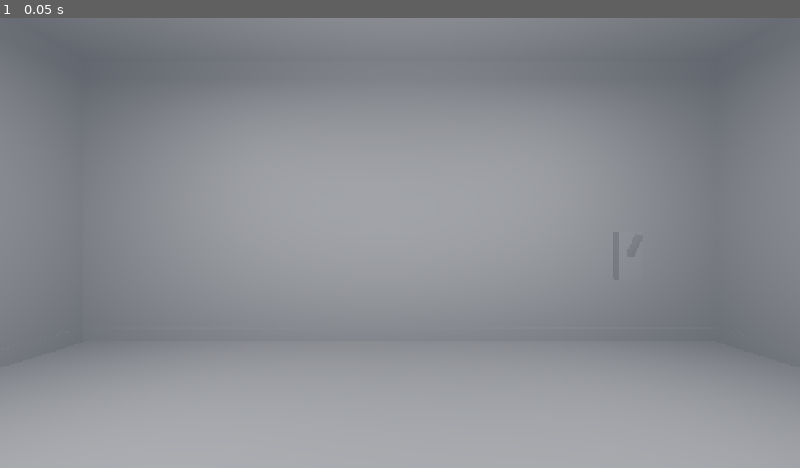
Above: before the commit, frame 1.
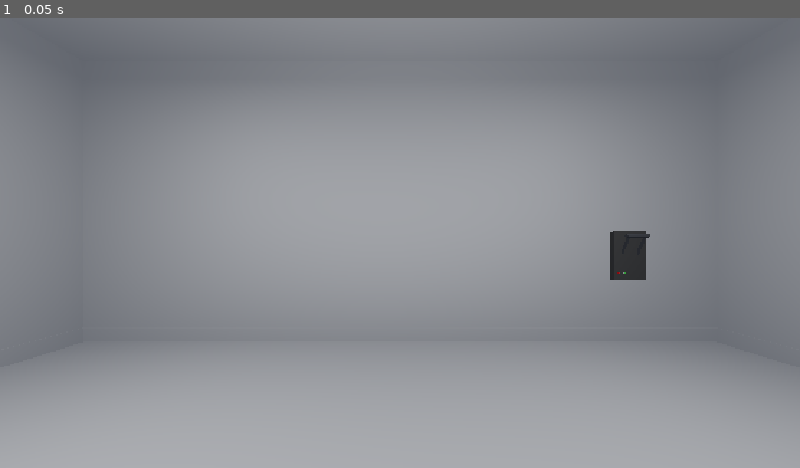
Above: after the commit, the same moment.

Repository: kinako-omiso/Summer_HoEi
Game: Godot game, scene res://temp_main.tscn
Same seed, same stepped clock (60 frames per second), same inputs: the game is played once before the commit and once after it.
Inputs:
- Up to frame 1 (0.05 s): no input

The runs differ from the first frame. In frame 1, 0.5% of the frame differs, in the area x 76-82%, y 47-59%.

Commit message:
#34　ブレイカーの本番モデルを追加

Diff:
--- a/demobreaker/breaker.tscn
+++ b/demobreaker/breaker.tscn
@@ -2,8 +2,8 @@
 
 [ext_resource type="Script" uid="uid://bafdgvvgwfh61" path="res://world_surface.gd" id="1_51g7k"]
 [ext_resource type="Script" uid="uid://7x4e6n5h1xpf" path="res://demobreaker/breaker.gd" id="1_k3pt2"]
-[ext_resource type="PackedScene" uid="uid://beota447oj0b" path="res://demobreaker/ブレーカー基礎(仮).glb" id="2_mndru"]
 [ext_resource type="PackedScene" uid="uid://c0qyote2mely8" path="res://demobreaker/interactive_breaker.tscn" id="3_mndru"]
+[ext_resource type="PackedScene" uid="uid://c1oyfieyljyev" path="res://assets/3DModel/breaker_new.glb" id="4_k3pt2"]
 
 [sub_resource type="BoxShape3D" id="BoxShape3D_k8684"]
 size = Vector3(0.5046387, 1, 0.23236084)
@@ -12,18 +12,19 @@
 script = ExtResource("1_k3pt2")
 
 [node name="Breaker" type="StaticBody3D" parent="." unique_id=1162135650]
+transform = Transform3D(0.5, 0, 0, 0, 0.5, 0, 0, 0, 0.5, 0, 0, 0)
 collision_layer = 4
 collision_mask = 0
 script = ExtResource("1_51g7k")
-
-[node name="Model" parent="Breaker" unique_id=105735481 instance=ExtResource("2_mndru")]
-transform = Transform3D(1, 0, 0, 0, 1, 0, 0, 0, 1, 0, -0.25, 0)
 
 [node name="CollisionShape3D" type="CollisionShape3D" parent="Breaker" unique_id=565725886]
 transform = Transform3D(1, 0, 0, 0, 1, 0, 0, 0, 1, 0.00012207031, 0, 0.12704468)
 shape = SubResource("BoxShape3D_k8684")
 
 [node name="InteractiveBreaker" parent="Breaker" unique_id=886787038 instance=ExtResource("3_mndru")]
-transform = Transform3D(1, 0, 0, 0, 0.8660254, 0.5, 0, -0.5, 0.8660254, 0, 0, 0.0070462227)
+transform = Transform3D(1, 0, 0, 0, 0.8660254, 0.5, 0, -0.5, 0.8660254, 0, 0, -0.13396025)
+
+[node name="breaker_new" parent="Breaker" unique_id=85071855 instance=ExtResource("4_k3pt2")]
+transform = Transform3D(-4.371139e-08, 0, 1, 0, 1, 0, -1, 0, -4.371139e-08, 0, 0, 0)
 
 [connection signal="breaker_off" from="Breaker/InteractiveBreaker" to="." method="_on_interactive_breaker_breaker_off"]
--- a/demobreaker/interactive_breaker.tscn
+++ b/demobreaker/interactive_breaker.tscn
@@ -1,7 +1,7 @@
 [gd_scene format=3 uid="uid://c0qyote2mely8"]
 
 [ext_resource type="Script" uid="uid://dw6mbapcjv47i" path="res://demobreaker/interactive_breaker.gd" id="1_5wp76"]
-[ext_resource type="PackedScene" uid="uid://uqmaom1pjcmy" path="res://demobreaker/ブレーカースイッチ(仮).glb" id="2_juo8o"]
+[ext_resource type="PackedScene" uid="uid://c583yl3vgw15i" path="res://assets/3DModel/breaker_bar.glb" id="2_5wp76"]
 
 [sub_resource type="BoxShape3D" id="BoxShape3D_uevw2"]
 size = Vector3(1.3707886, 1.7890396, 1.6185379)
@@ -9,8 +9,8 @@
 [node name="InteractiveBreaker" type="Node3D" unique_id=809419505]
 script = ExtResource("1_5wp76")
 
-[node name="Model" parent="." unique_id=1347736308 instance=ExtResource("2_juo8o")]
-transform = Transform3D(1, 0, 0, 0, 1, 0, 0, 0, 1, 0, 0.05, 0)
+[node name="breaker_bar" parent="." unique_id=595270288 instance=ExtResource("2_5wp76")]
+transform = Transform3D(-3.090862e-08, 3.090862e-08, 1, 0.70710677, 0.70710677, 0, -0.70710677, 0.70710677, -4.371139e-08, 0, 0, 0)
 
 [node name="InteractionArea" type="Area3D" parent="." unique_id=2080138545]
 collision_layer = 0
--- a/player.tscn
+++ b/player.tscn
@@ -23,6 +23,7 @@
 
 [node name="PlayerCamera" type="Camera3D" parent="." unique_id=2018367314]
 transform = Transform3D(1, 0, 0, 0, 1, 0, 0, 0, 1, 0, 1.811, -0.499)
+cull_mask = 1048574
 
 [node name="SpotLight3D" type="SpotLight3D" parent="PlayerCamera" unique_id=1951833508 groups=["player_lights"]]
 layers = 5
Binary file added: assets/3DModel/breaker_bar.glb
Not shown, added: assets/3DModel/breaker_bar.glb.import
Binary file added: assets/3DModel/breaker_new.glb
Not shown, added: assets/3DModel/breaker_new.glb.import
Not shown, added: assets/3DModel/ブレーカーレバー.blend.import
Not shown, added: assets/3DModel/ブレーカー新.blend.import
Not shown, added: assets/3DModel/ブレーカーレバー.blend
Not shown, added: assets/3DModel/ブレーカー新.blend
